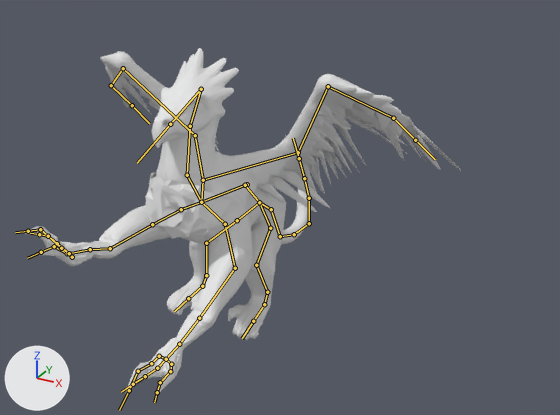
The FBX model Models Personatges/Models Raul/gryphon/gryphon.fbx as it was, and as the next commit left it.
Camera for both pictures: a 50 mm camera at (6.21, -10.5, 6.66) aimed at (0.91, -0.88, 1.84). Arrows for +X, +Y and +Z are at lower left; the lights stay in place. Both versions are drawn at frame 22 of the action 'Armature|attack_Action'; the numbers are the values there. The bones that bend it are drawn over the model as lines.

In view in the first picture: 'Rainbow Griffon.011'.
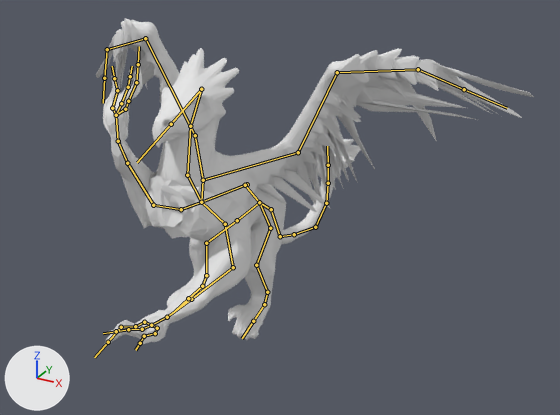
Scene script edits in JSON lines:
```json
{"block": "bone_bone_039", "where": "bone_bone_039 = bpy.data.objects['Armature'].pose.bones['Bone.039']  # child of 'Bone.038'"}
{"op": "set", "path": "bone_bone_039.rotation_quaternion", "old": "(0.994, -0.063, 0.082, -0.018)", "new": "(0.969, -0.07, 0.114, -0.205)", "note": "degrees (-7, 9, -3) -> degrees (-11, 11, -25)"}
{"block": "bone_bone_040", "where": "bone_bone_040 = bpy.data.objects['Armature'].pose.bones['Bone.040']  # child of 'Bone.039'"}
{"op": "set", "path": "bone_bone_040.rotation_quaternion", "old": "(0.996, -0.002, -0.017, 0.093)", "new": "(0.978, 0.172, 0.081, 0.091)", "note": "degrees (0, -2, 11) -> degrees (21, 7, 12)"}
{"block": "bone_bone_043", "where": "bone_bone_043 = bpy.data.objects['Armature'].pose.bones['Bone.043']  # child of 'Bone.042'"}
{"op": "set", "path": "bone_bone_043.rotation_quaternion", "old": "(0.958, -0.144, -0.225, -0.1)", "new": "(0.942, -0.217, -0.254, -0.048)", "note": "degrees (-15, -27, -8) -> degrees (-26, -30, 1)"}
{"block": "bone_bone_044", "where": "bone_bone_044 = bpy.data.objects['Armature'].pose.bones['Bone.044']  # child of 'Bone.043'"}
{"op": "set", "path": "bone_bone_044.rotation_quaternion", "old": "(0.99, 0.048, 0.018, 0.129)", "new": "(0.877, 0.254, -0.169, 0.371)", "note": "degrees (6, 1, 15) -> degrees (21, -29, 40)"}
{"block": "bone_bone_005", "where": "bone_bone_005 = bpy.data.objects['Armature'].pose.bones['Bone.005']  # child of 'Bone.003'"}
{"op": "set", "path": "bone_bone_005.rotation_quaternion", "old": "(0.593, 0.748, 0.186, 0.233)", "new": "(0.349, 0.87, 0.216, 0.271)", "note": "degrees (101, -7, 34) -> degrees (130, -19, 37)"}
{"block": "bone_bone_006", "where": "bone_bone_006 = bpy.data.objects['Armature'].pose.bones['Bone.006']  # child of 'Bone.005'"}
{"op": "set", "path": "bone_bone_006.rotation_quaternion", "old": "(0.795, -0.598, -0.042, -0.09)", "new": "(0.918, -0.392, -0.036, -0.056)", "note": "degrees (-73, -10, -5) -> degrees (-46, -6, -4)"}
{"block": "bone_bone_007", "where": "bone_bone_007 = bpy.data.objects['Armature'].pose.bones['Bone.007']  # child of 'Bone.006'"}
{"op": "set", "path": "bone_bone_007.rotation_quaternion", "old": "(0.486, 0.837, -0.081, -0.239)", "new": "(0.576, 0.778, -0.083, -0.236)", "note": "degrees (116, 19, -23) -> degrees (104, 16, -25)"}
{"block": "bone_bone_008", "where": "bone_bone_008 = bpy.data.objects['Armature'].pose.bones['Bone.008']  # child of 'Bone.007'"}
{"op": "set", "path": "bone_bone_008.rotation_quaternion", "old": "(0.986, -0.124, -0.054, 0.099)", "new": "(0.983, 0.179, -0.001, -0.05)", "note": "degrees (-15, -5, 12) -> degrees (21, 1, -6)"}
{"block": "bone_bone_019", "where": "bone_bone_019 = bpy.data.objects['Armature'].pose.bones['Bone.019']  # child of 'Bone.004'"}
{"op": "set", "path": "bone_bone_019.rotation_quaternion", "old": "(0.769, 0.511, -0.271, -0.27)", "new": "(0.737, 0.538, -0.287, -0.29)", "note": "degrees (71, -8, -44) -> degrees (75, -6, -48)"}
{"block": "bone_bone_020", "where": "bone_bone_020 = bpy.data.objects['Armature'].pose.bones['Bone.020']  # child of 'Bone.019'"}
{"op": "set", "path": "bone_bone_020.rotation_quaternion", "old": "(0.871, -0.488, -0.038, -0.034)", "new": "(0.938, -0.346, -0.022, -0.025)", "note": "degrees (-58, -6, -1) -> degrees (-40, -3, -2)"}
{"block": "bone_bone_049", "where": "bone_bone_049 = bpy.data.objects['Armature'].pose.bones['Bone.049']  # child of 'Bone.048'"}
{"op": "set", "path": "bone_bone_049.rotation_quaternion", "old": "(0.996, -0.023, -0.079, 0.023)", "new": "(0.973, -0.115, -0.113, -0.166)", "note": "degrees (-3, -9, 3) -> degrees (-11, -15, -18)"}
{"block": "bone_bone_050", "where": "bone_bone_050 = bpy.data.objects['Armature'].pose.bones['Bone.050']  # child of 'Bone.049'"}
{"op": "set", "path": "bone_bone_050.rotation_quaternion", "old": "(1.0, -0.005, -0.025, 0.015)", "new": "(0.996, -0.023, 0.042, -0.079)", "note": "degrees (-1, -3, 2) -> degrees (-3, 5, -9)"}
{"block": "bone_bone_052", "where": "bone_bone_052 = bpy.data.objects['Armature'].pose.bones['Bone.052']  # child of 'Bone.051'"}
{"op": "set", "path": "bone_bone_052.rotation_quaternion", "old": "(0.978, 0.045, -0.202, 0.028)", "new": "(0.987, 0.139, -0.082, 0.02)", "note": "degrees (5, -23, 2) -> degrees (16, -10, 1)"}
```

Pixel boxes (x1, y1, x2, y2) of what changed, in the pictures (560 x 415 px):
```json
{"object": "Rainbow Griffon.011", "change": "posed", "before": [25, 48, 461, 396], "after": [96, 18, 534, 346]}
{"bone": "Bone.039", "before": "(195, 135) to (123, 68)", "after": "(195, 135) to (145, 38)"}
{"bone": "Bone.040", "before": "(123, 68) to (111, 85)", "after": "(145, 38) to (107, 49)"}
{"bone": "Bone.043", "before": "(298, 152) to (328, 86)", "after": "(298, 152) to (337, 72)"}
{"bone": "Bone.044", "before": "(328, 86) to (393, 118)", "after": "(337, 72) to (418, 69)"}
{"bone": "Bone.005", "before": "(181, 209) to (152, 224)", "after": "(181, 209) to (153, 205)"}
{"bone": "Bone.006", "before": "(152, 224) to (110, 248)", "after": "(153, 205) to (127, 163)"}
{"bone": "Bone.007", "before": "(110, 248) to (90, 249)", "after": "(127, 163) to (118, 141)"}
{"bone": "Bone.008", "before": "(90, 249) to (69, 253)", "after": "(118, 141) to (116, 115)"}
{"bone": "Bone.019", "before": "(225, 224) to (235, 268)", "after": "(225, 224) to (233, 267)"}
{"bone": "Bone.020", "before": "(235, 268) to (199, 318)", "after": "(233, 267) to (191, 299)"}
{"bone": "Bone.049", "before": "(294, 234) to (309, 223)", "after": "(294, 234) to (315, 227)"}
{"bone": "Bone.050", "before": "(309, 223) to (309, 198)", "after": "(315, 227) to (326, 203)"}
{"bone": "Bone.052", "before": "(304, 178) to (299, 158)", "after": "(328, 183) to (328, 165)"}
```
